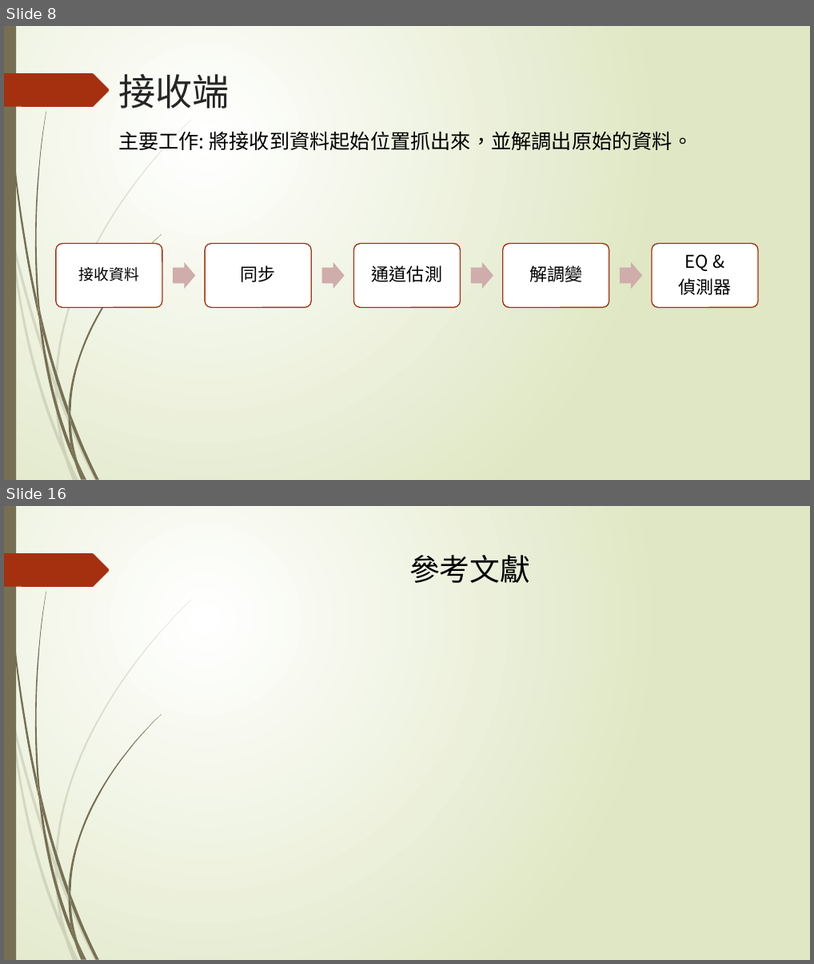
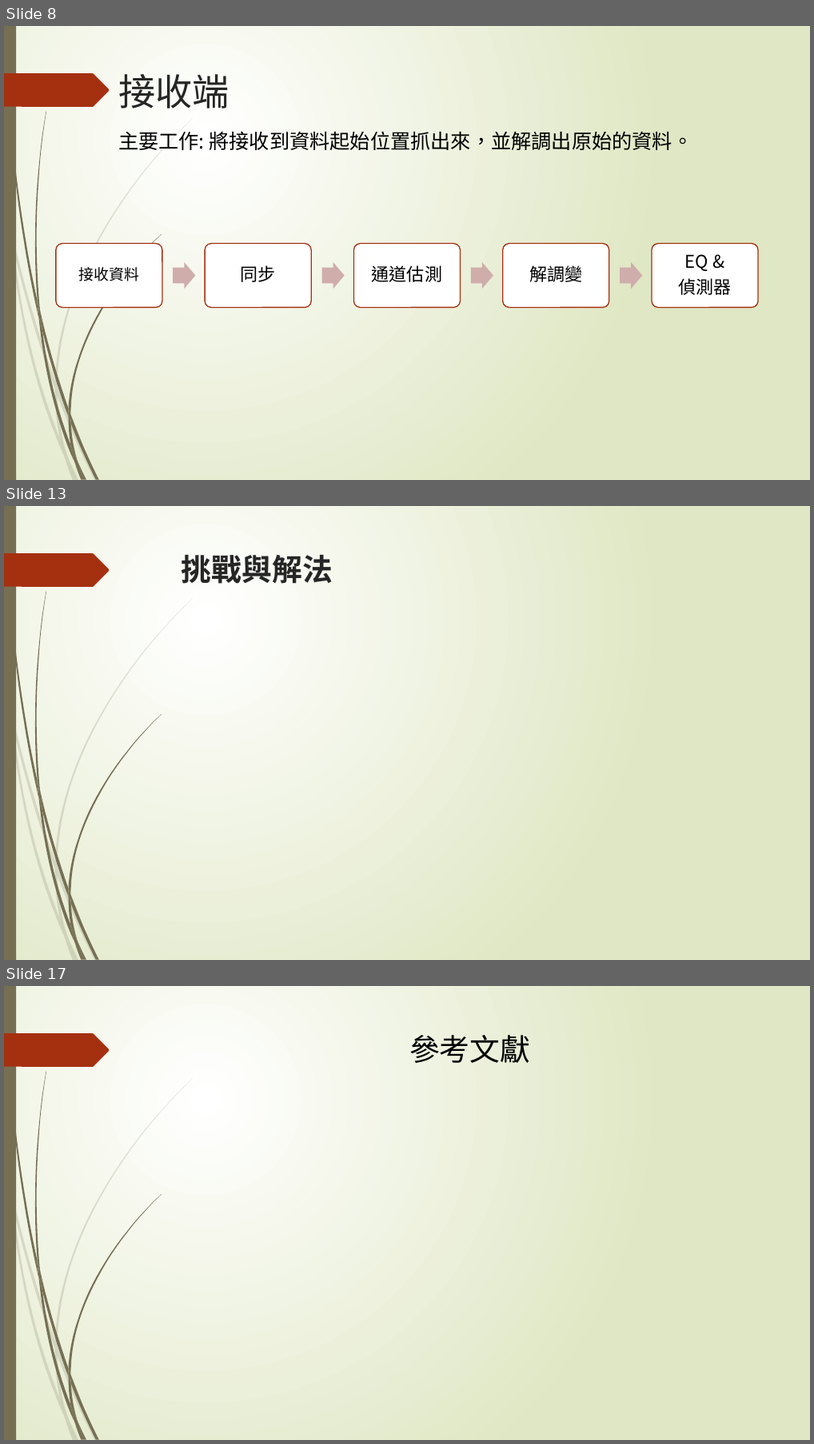
Before and after one commit to NIUWCSP/OTSM, a slide deck: report/以SDR實現OTSM通訊技術.pptx. Shown one above the other, each under a label of ours: slides 8 and 16 before the commit, slides 8, 13 and 17 after it; the slides between them are not shown. The pictures are 814x964 and 814x1444 pixels, drawn with LibreOffice and Linux fonts; fonts in the diff are those of the drawing. Boxes give left, top, right and bottom in pixels: in the first picture for what was removed or moved away, otherwise in the second. Text is boxed around its words. In the diff, an @@ line names an element or a change of style, - is before the commit and + after.

```diff
--- a/report/以SDR實現OTSM通訊技術.pptx
+++ b/report/以SDR實現OTSM通訊技術.pptx
@@ slide 13 added at bbox=[4, 506, 810, 960], background gradient #FFFFFF to #DFE8C4; not listed: 24 template elements that a slide beside it also shows @@
@@ title added at bbox=[182, 555, 333, 584], 36 pt, text #262626, bold @@
+挑戰與解法
@@ what was slide 16 is now slide 17 @@
```
Also in this commit, not shown: 9 slides changed.
